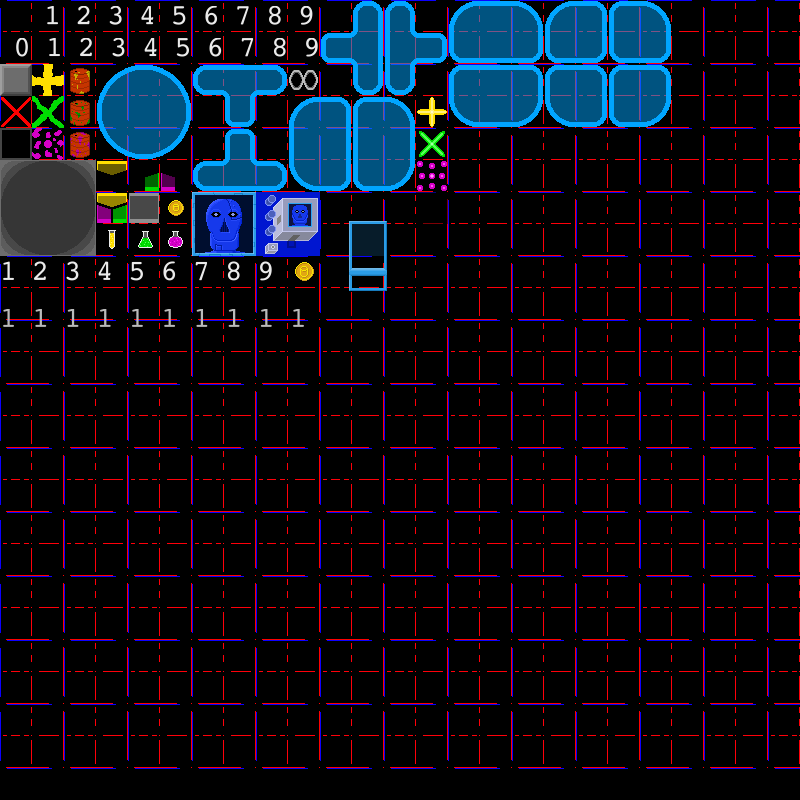
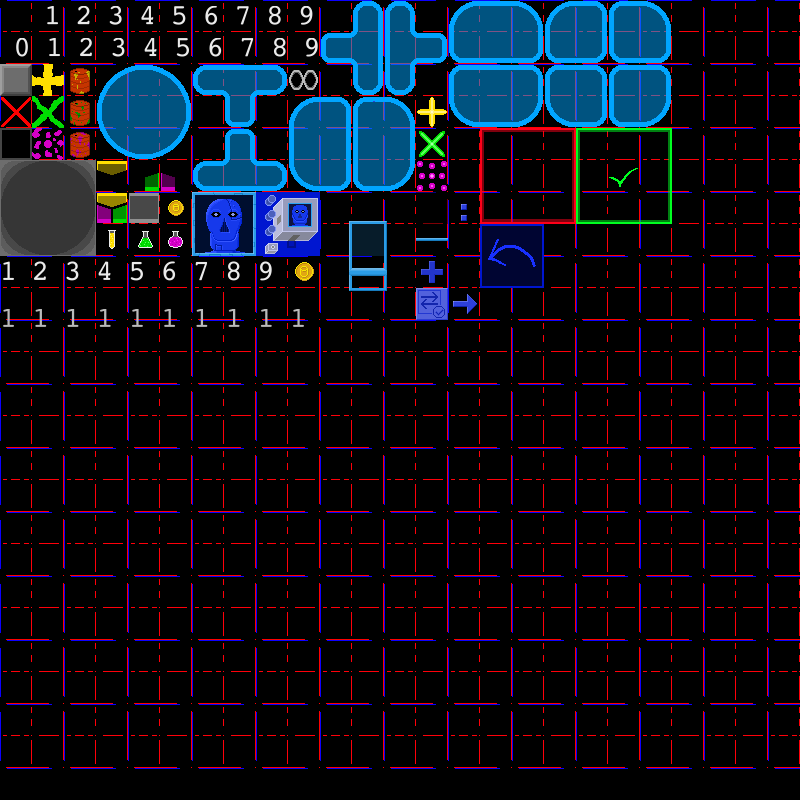
Two versions of the same layered image (800×800). Layer-by-layer changes:
painted on "transp" over [373, 101, 672, 256]
painted on "Calque de dessin 1" over [373, 101, 672, 320]
painted on "grille" over [373, 101, 672, 320]
painted on "Arrière-plan" over [373, 101, 672, 320]
